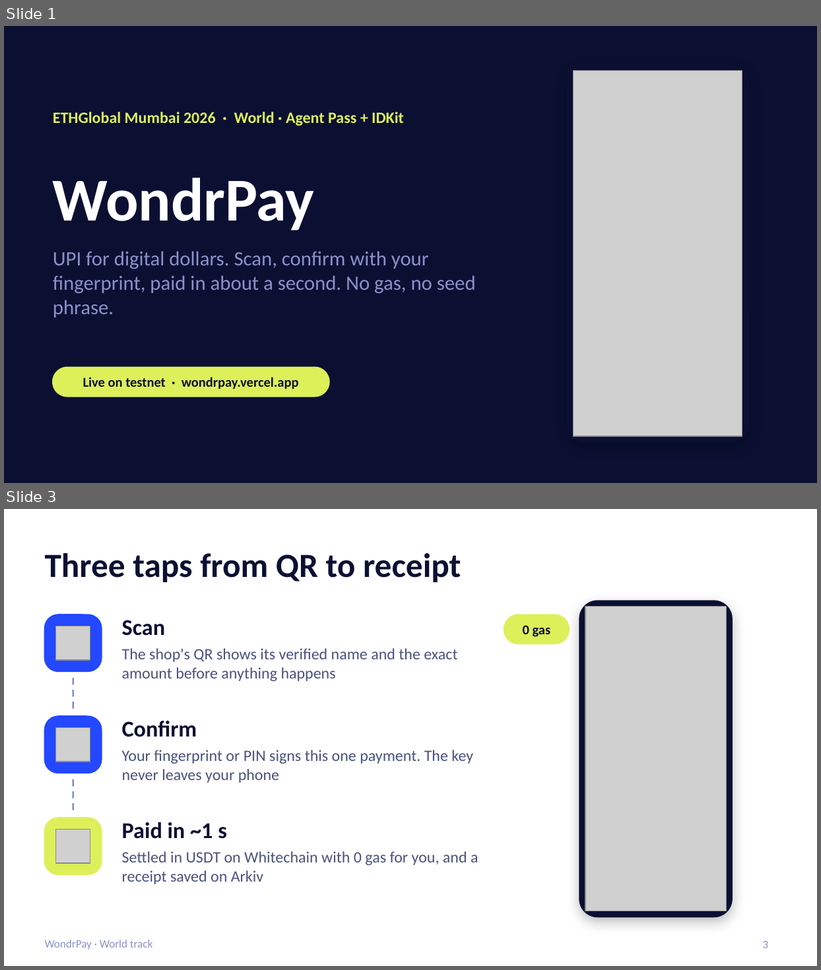
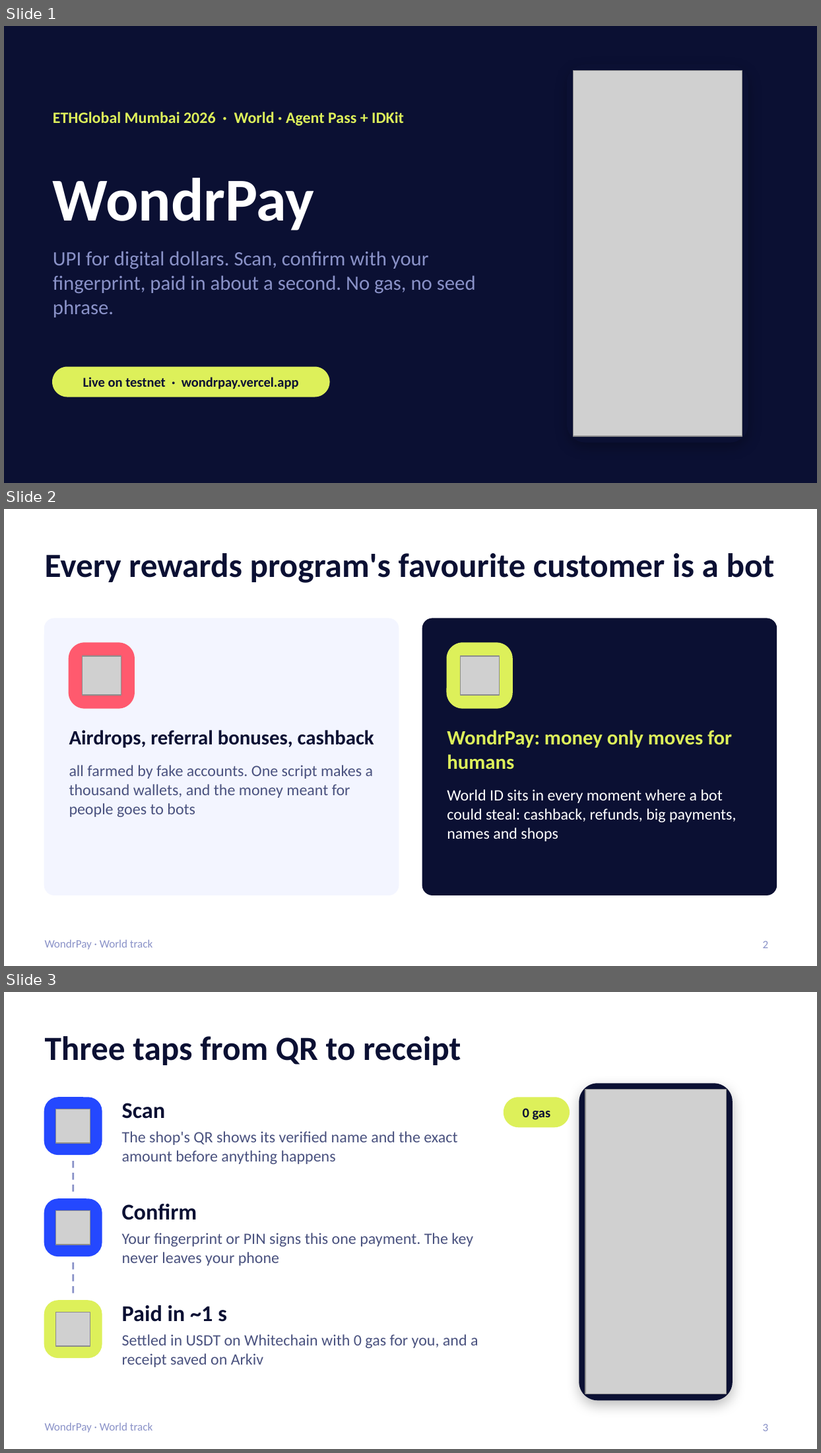
Before and after one commit to AmrendraTheCoder/whitepay, a slide deck: docs/pitch/decks/WondrPay-World.pptx. Shown one above the other, each under a label of ours: slides 1 and 3 before the commit, slides 1, 2 and 3 after it; the slides between them are not shown. The pictures are 821x970 and 821x1453 pixels, drawn with LibreOffice and Linux fonts; fonts in the diff are those of the drawing; grey boxes stand for pictures. Boxes give left, top, right and bottom in pixels: in the first picture for what was removed or moved away, otherwise in the second. Text is boxed around its words. In the diff, an @@ line names an element or a change of style, - is before the commit and + after.

```diff
--- a/docs/pitch/decks/WondrPay-World.pptx
+++ b/docs/pitch/decks/WondrPay-World.pptx
@@ slide 2 added at (4, 509, 817, 966), background #FFFFFF; not listed: 1 template element that a slide beside it also shows @@
@@ title added at (45, 553, 775, 583), 30 pt, text #0B1033, bold @@
+Every rewards program's favourite customer is a bot
@@ rounded rectangle added at (45, 619, 399, 895), fill #F3F5FF, outline #F3F5FF 1 pt @@
@@ rounded rectangle added at (422, 619, 776, 895), fill #0B1033, outline #0B1033 1 pt @@
@@ rounded rectangle added at (69, 643, 134, 708), fill #FF5A6E, outline #FF5A6E 1 pt @@
@@ rounded rectangle added at (447, 643, 512, 708), fill #DDF05A, outline #DDF05A 1 pt @@
@@ picture added at (82, 656, 121, 695) @@
@@ picture added at (460, 656, 499, 695) @@
@@ text added at (69, 730, 374, 748), 18 pt, text #0B1033, bold @@
+Airdrops, referral bonuses, cashback
@@ text added at (447, 730, 732, 770), 18 pt, text #DDF05A, bold @@
+WondrPay: money only moves for humans
@@ text added at (69, 765, 373, 817), 14 pt, text #4A527F @@
+all farmed by fake accounts. One script makes a thousand wallets, and the money meant for people goes to bots
@@ text added at (447, 789, 736, 842), 14 pt, text #FFFFFF @@
+World ID sits in every moment where a bot could steal: cashback, refunds, big payments, names and shops
@@ page number added at (763, 941, 769, 949), 10 pt, text #8A92C8 @@
+2
```
Also in this commit, not shown: 1 slide changed, 1 slide removed, 5 other files.
